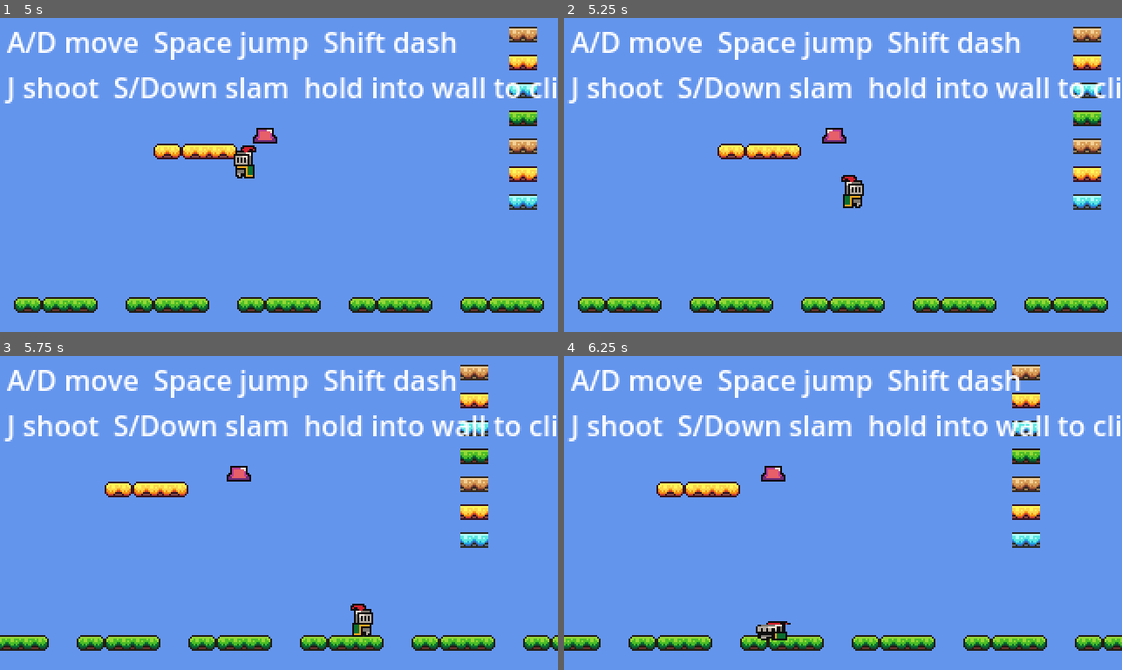
Above: before the commit, frames 1-4 (two rows, left to right).
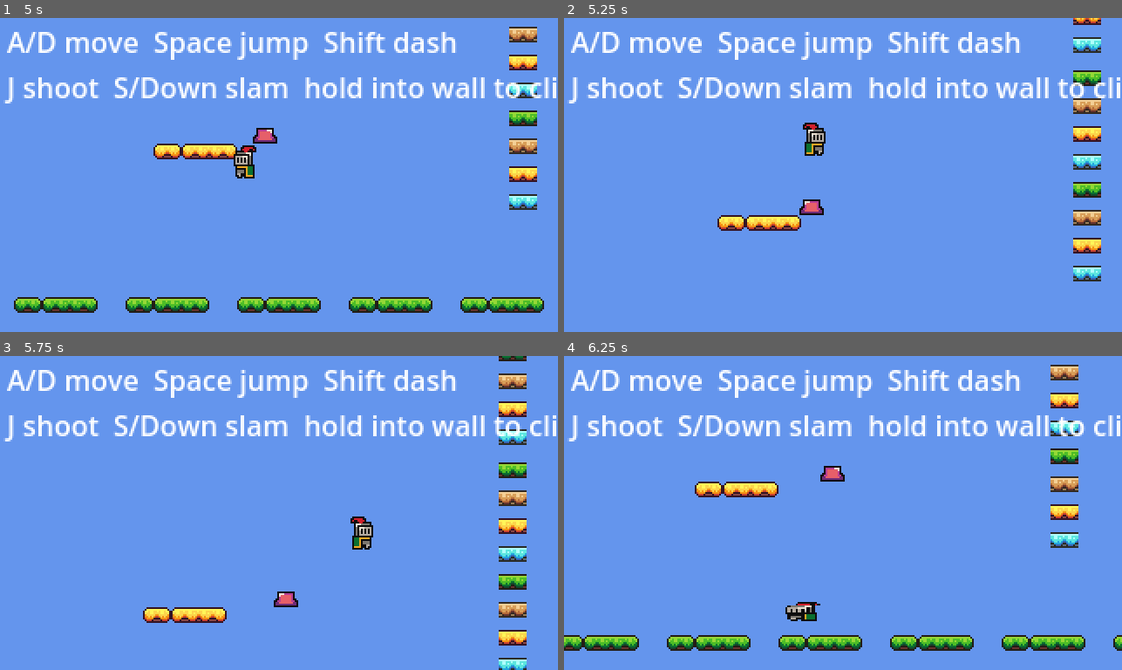
Above: after the commit, the same moments.

Repository: SolutionsByCarson/ScratchPad
Game: Godot game, scene res://scenes/main.tscn
Same seed, same stepped clock (60 frames per second), same inputs: the game is played once before the commit and once after it.
Inputs:
- Up to frame 1 (5 s): hold D (move_right) 0.53-2.03 s; tap S (slam) at 0.6, 1.55, 3.05, 3.6, 4.35 s; tap Space (jump) at 0.77, 0.8, 1.07, 1.35, 1.52, 1.82, 2.3, 3.02, 3.32, 3.77, 3.8, 4.07, 4.52, 4.82 s; hold A (move_left) 2.03-2.78 s; tap Shift (dash) at 2.1 s; hold D (move_right) 2.78-4.28 s; tap J (shoot) at 2.85 s; hold A (move_left) from 4.28 s (still down)
- Up to frame 2 (5.25 s): release A (move_left) at 5.03 s; hold D (move_right) from 5.03 s (still down); tap Space (jump) at 5.1 s
- Up to frame 3 (5.75 s): keep holding D (move_right)
- Up to frame 4 (6.25 s): release D (move_right) at 5.78 s; hold A (move_left) from 5.78 s (still down); tap Shift (dash) at 5.85 s; tap Space (jump) at 6.02 s; tap S (slam) at 6.05 s

Frame 1 is identical in both runs. In frame 2, 9.6% of the frame differs, in the area x 2-98%, y 0-94%; in frame 3, 10%, in the area x 0-100%, y 0-100%; in frame 4, 8.9%.

Commit message:
Lock hang state: only Jump (mantle up) and Down (drop) work while hanging
Moved the _hanging block to the top of _physics_process so it short-
circuits everything else (shoot, dash, slam, movement). Previously the
dash check ran first, so pressing Shift while hanging started a dash
and the player slid horizontally without falling — effectively
unlimited movement off the ledge.

Release condition changed from "press direction away from wall" to
"press Down/slam". Now the only two valid actions while hanging are:
  - Jump  -> mantle onto the platform top
  - Down  -> release the hang and fall

Co-Authored-By: Claude Opus 4.7 (1M context) <noreply@anthropic.com>

Diff:
--- a/scripts/player.gd
+++ b/scripts/player.gd
@@ -64,6 +64,19 @@
 func _physics_process(delta: float) -> void:
 	_update_visual_scale(delta)
 
+	if _hanging:
+		velocity = Vector2.ZERO
+		if Input.is_action_just_pressed("jump"):
+			global_position.y = _hang_top_y - COLLISION_BOTTOM_FROM_CENTER
+			global_position.x += -_hang_normal_x * MANTLE_NUDGE_X
+			_hanging = false
+			Audio.play_sfx("jump")
+		elif Input.is_action_just_pressed("slam"):
+			_hanging = false
+		move_and_slide()
+		_update_floor_tracking()
+		return
+
 	if Input.is_action_just_pressed("shoot"):
 		_shoot()
 
@@ -104,19 +117,6 @@
 			_update_floor_tracking()
 			return
 
-	if _hanging:
-		velocity = Vector2.ZERO
-		var input_dir_h := Input.get_axis("move_left", "move_right")
-		if Input.is_action_just_pressed("jump"):
-			global_position.y = _hang_top_y - COLLISION_BOTTOM_FROM_CENTER
-			global_position.x += -_hang_normal_x * MANTLE_NUDGE_X
-			_hanging = false
-			Audio.play_sfx("jump")
-		elif input_dir_h != 0.0 and signf(input_dir_h) == signf(_hang_normal_x):
-			_hanging = false
-		move_and_slide()
-		_update_floor_tracking()
-		return
 
 	if _was_on_floor and not is_on_floor() and velocity.y >= -10.0:
 		var hspeed: float = absf(velocity.x)
